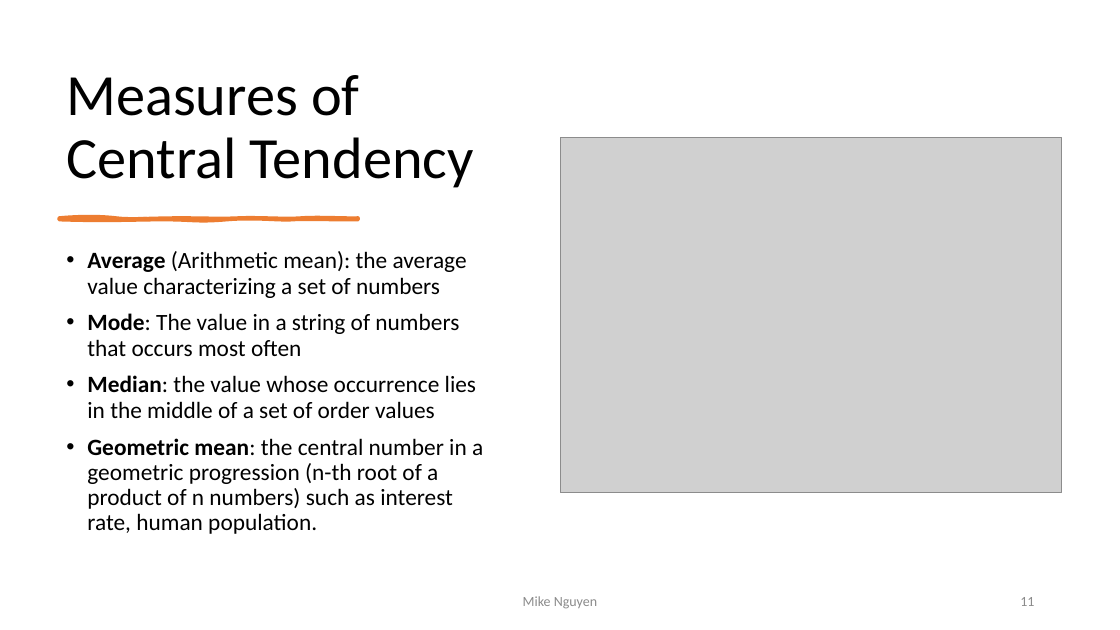
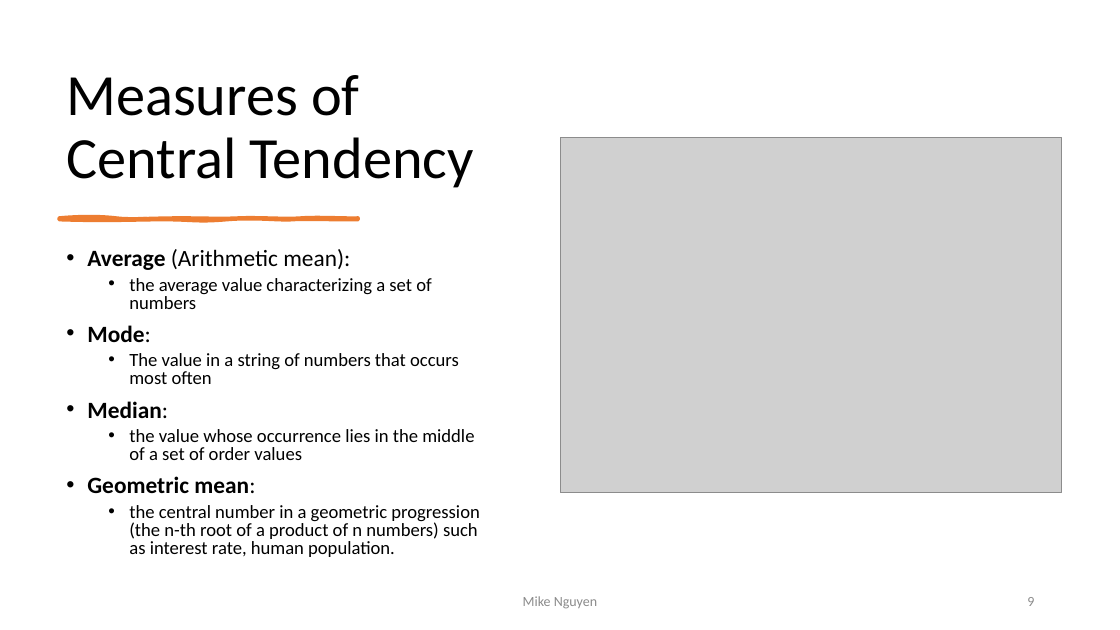
Before and after one commit to mikenguyen13/mar4050_S22, a slide deck: slide 9 of lectures/9/1_Descriptive Statistics.pptx (slide 11 before the commit). Drawn at 1120x630 pixels with LibreOffice and Linux fonts; fonts in the diff are those of the drawing; grey boxes stand for pictures. Boxes give left, top, right and bottom in pixels: in the first picture for what was removed or moved away, otherwise in the second. Text is boxed around its words. In the diff, an @@ line names an element or a change of style, - is before the commit and + after.

```diff
--- a/lectures/9/1_Descriptive Statistics.pptx
+++ b/lectures/9/1_Descriptive Statistics.pptx
@@ text at (x1=87, y1=249, x2=479, y2=557): text changed; size 20 to 16 pt @@
-• Average (Arithmetic mean): the average value characterizing a set of numbers
-• Mode: The value in a string of numbers that occurs most often
-• Median: the value whose occurrence lies in the middle of a set of order values
-• Geometric mean: the central number in a geometric progression (n-th root of a product of n numbers) such as interest rate, human population.
+• Average (Arithmetic mean):
+  • the average value characterizing a set of numbers
+• Mode:
+  • The value in a string of numbers that occurs most often
+• Median:
+  • the value whose occurrence lies in the middle of a set of order values
+• Geometric mean:
+  • the central number in a geometric progression (the n-th root of a product of n numbers) such as interest rate, human population.
@@ page number at (x1=1027, y1=597, x2=1034, y2=606): text changed @@
-11
+9
```
Also in this commit, not shown: 2 other slides changed, 2 slides removed, 3 other files.
